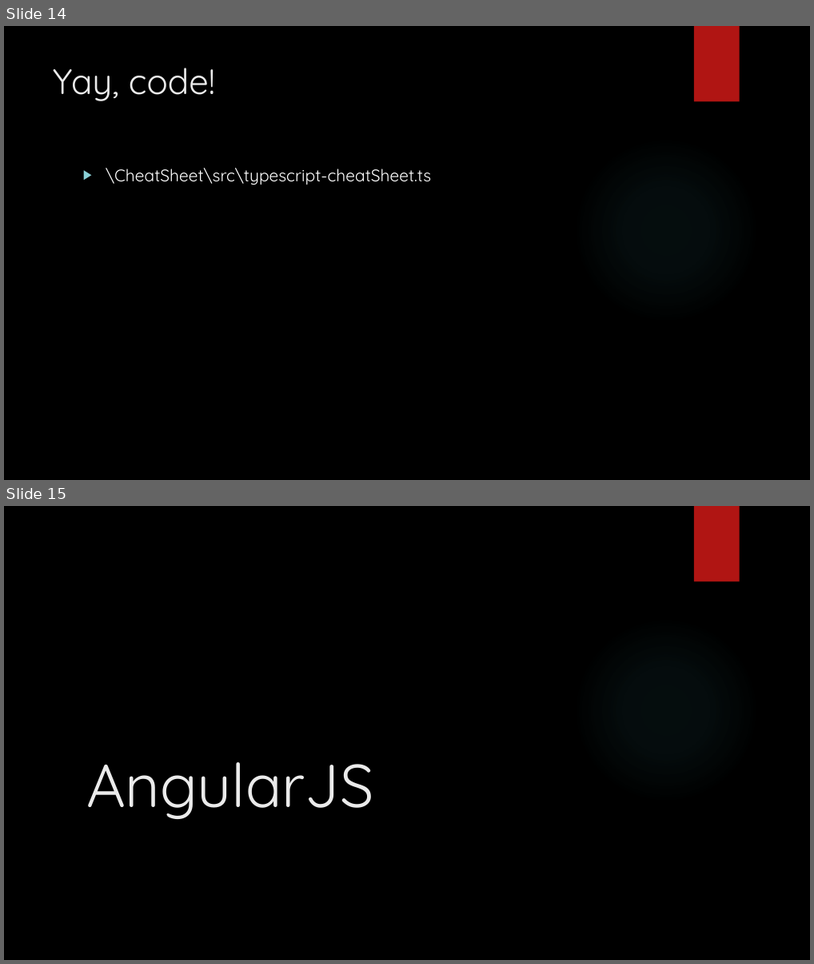
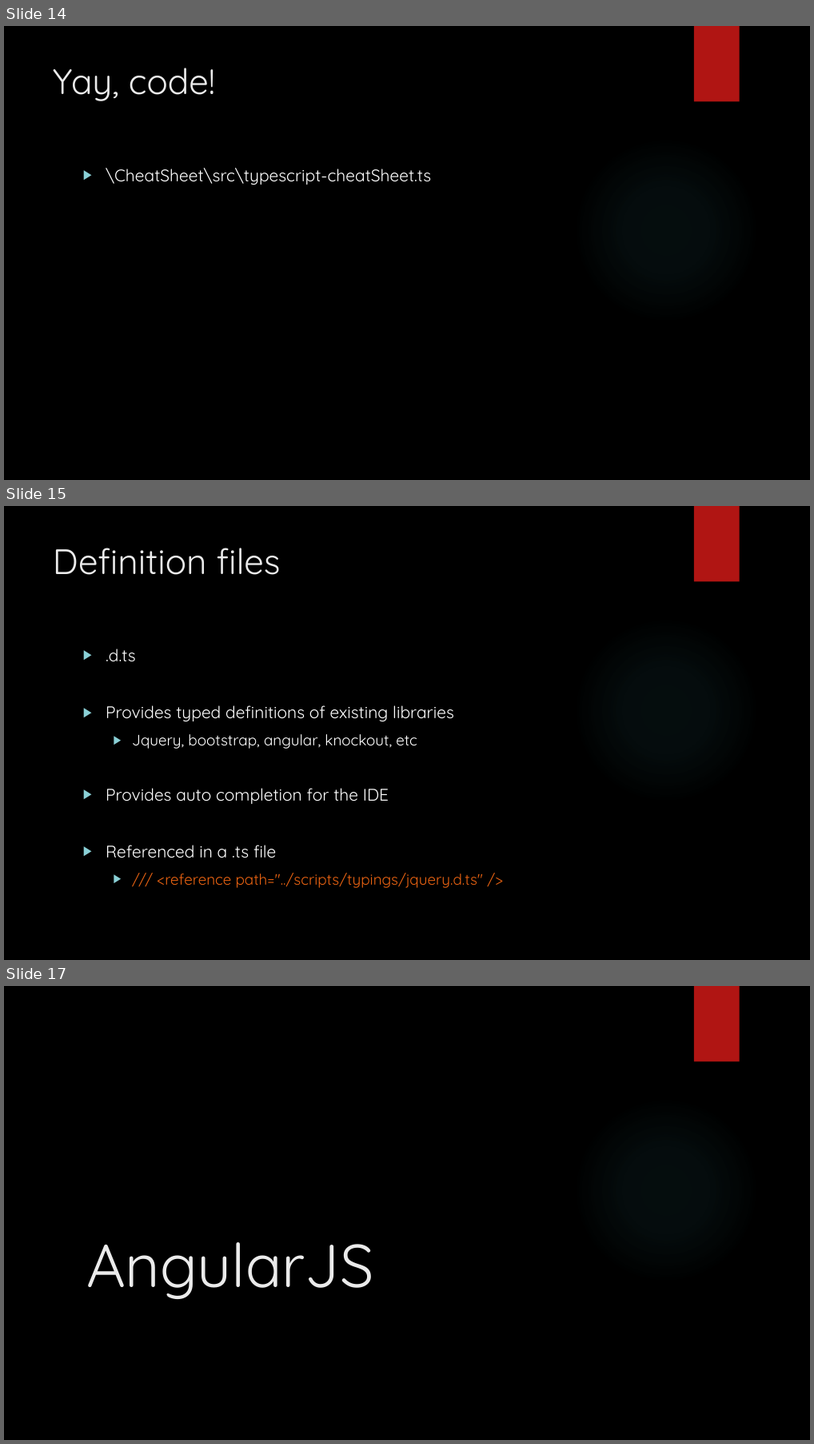
Before and after one commit to bouvet-openlab/typescript-angular-workshop, a slide deck: TypeScript.pptx. Shown one above the other, each under a label of ours: slides 14 and 15 before the commit, slides 14, 15 and 17 after it; the slides between them are not shown. The pictures are 814x964 and 814x1444 pixels, drawn with LibreOffice and Linux fonts; fonts in the diff are those of the drawing; background and template pictures are left out. Boxes give left, top, right and bottom in pixels: in the first picture for what was removed or moved away, otherwise in the second. Text is boxed around its words. In the diff, an @@ line names an element or a change of style, - is before the commit and + after.

```diff
--- a/TypeScript.pptx
+++ b/TypeScript.pptx
@@ slide 15 added at [4, 506, 810, 960], background picture (left out); not listed: 2 template elements that a slide beside it also shows @@
@@ title added at [53, 548, 281, 575], 42 pt, text #EBEBEB @@
+Definition files
@@ text added at [106, 648, 484, 888], 20 pt, text #FFFFFF @@
+▶ .d.ts
+▶ Provides typed definitions of existing libraries
+  ▶ Jquery, bootstrap, angular, knockout, etc
+▶ Provides auto completion for the IDE
+▶ Referenced in a .ts file
+  ▶ /// <reference path="../scripts/typings/jquery.d.ts" />
@@ what was slide 15 is now slide 17 @@
```
Also in this commit, not shown: 1 slide changed, 2 other slides added, 5 other files.
